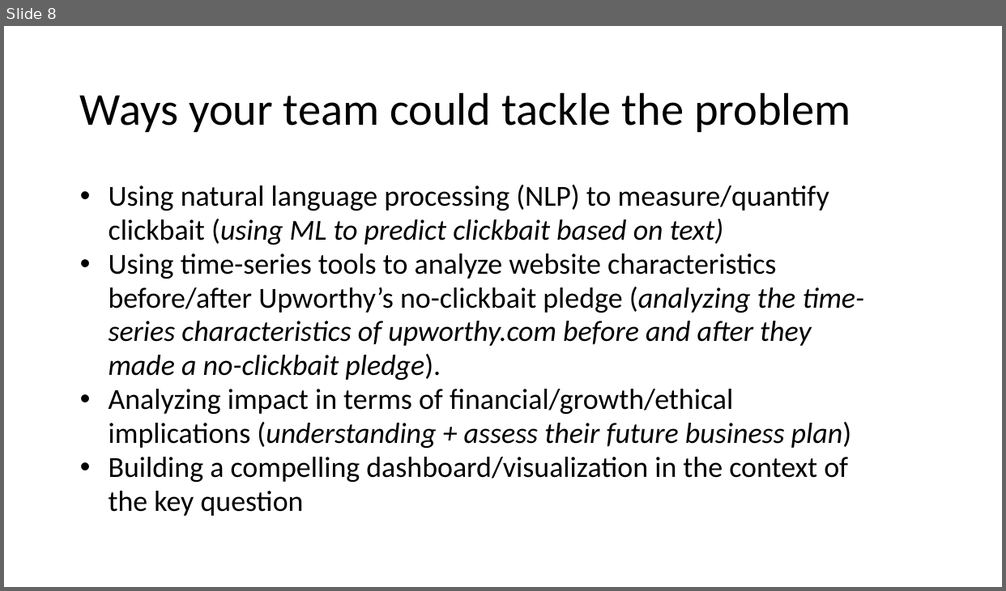
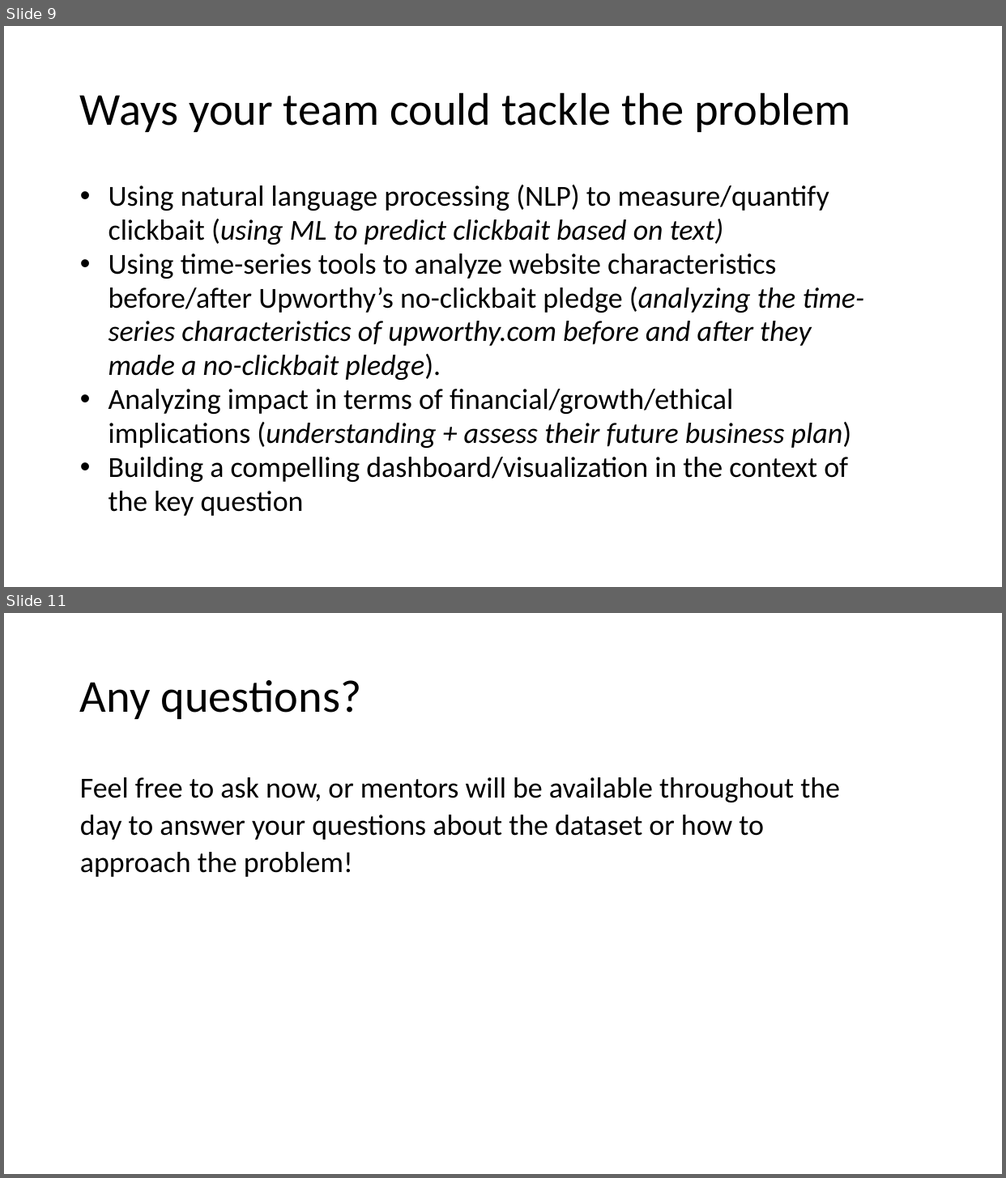
Before and after one commit to MLDS-UT-Austin/DataHack2022, a slide deck: DataHack 2022.pptx. Shown one above the other, each under a label of ours: slide 8 before the commit, slides 9 and 11 after it; the slides between them are not shown. The pictures are 1006x591 and 1006x1178 pixels, drawn with LibreOffice and Linux fonts; fonts in the diff are those of the drawing. Boxes give left, top, right and bottom in pixels: in the first picture for what was removed or moved away, otherwise in the second. Text is boxed around its words. In the diff, an @@ line names an element or a change of style, - is before the commit and + after.

```diff
--- a/DataHack 2022.pptx
+++ b/DataHack 2022.pptx
@@ slide 11 added at box(4, 613, 1002, 1174), background #FFFFFF @@
@@ title added at box(80, 680, 362, 719), 44 pt, text #000000 @@
+Any questions?
@@ text added at box(80, 777, 840, 877), 28 pt, text #000000 @@
+Feel free to ask now, or mentors will be available throughout the day to answer your questions about the dataset or how to approach the problem!
@@ what was slide 8 is now slide 9 @@
```
Also in this commit, not shown: 2 slides changed, 1 other slide added.
